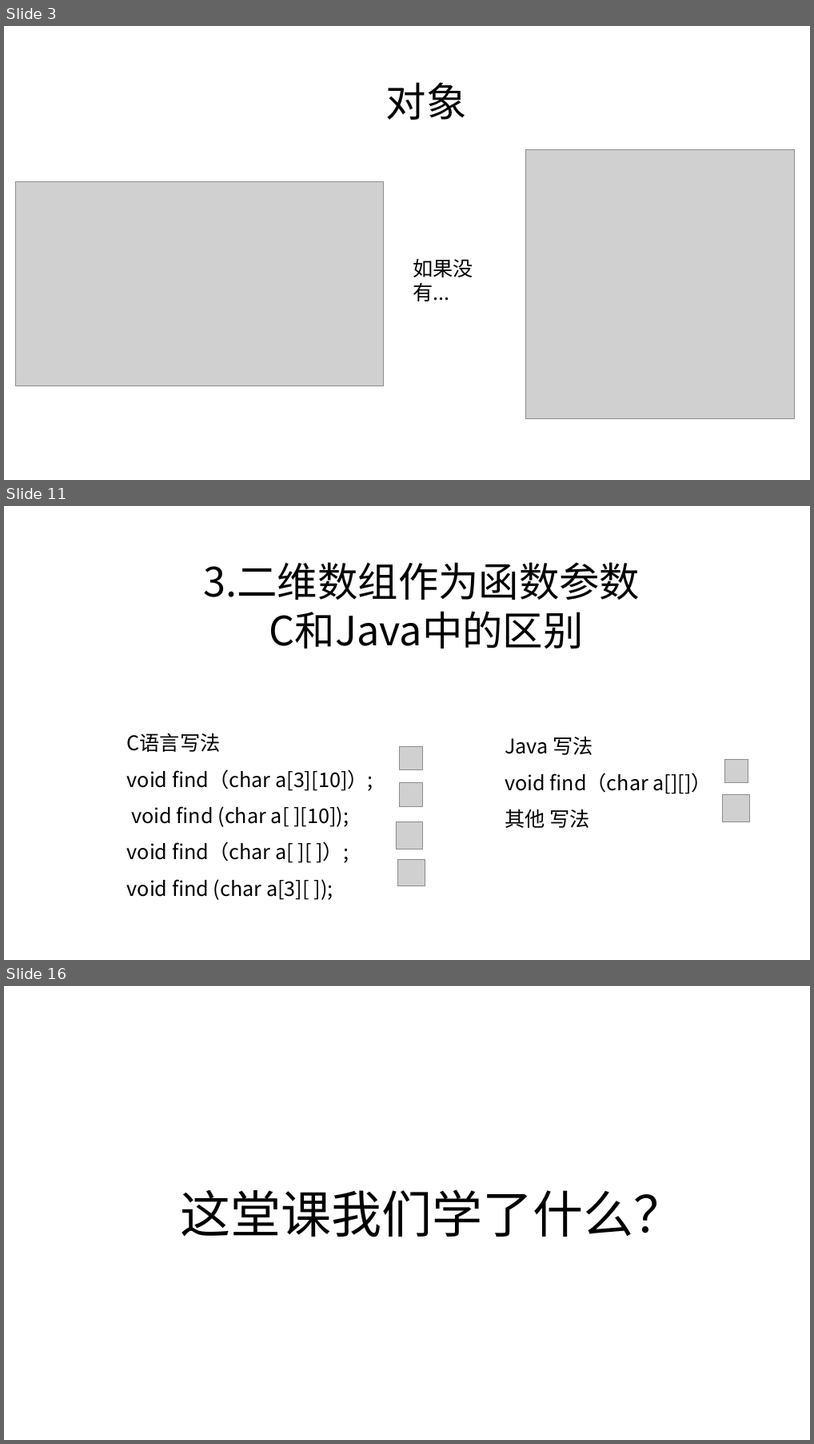
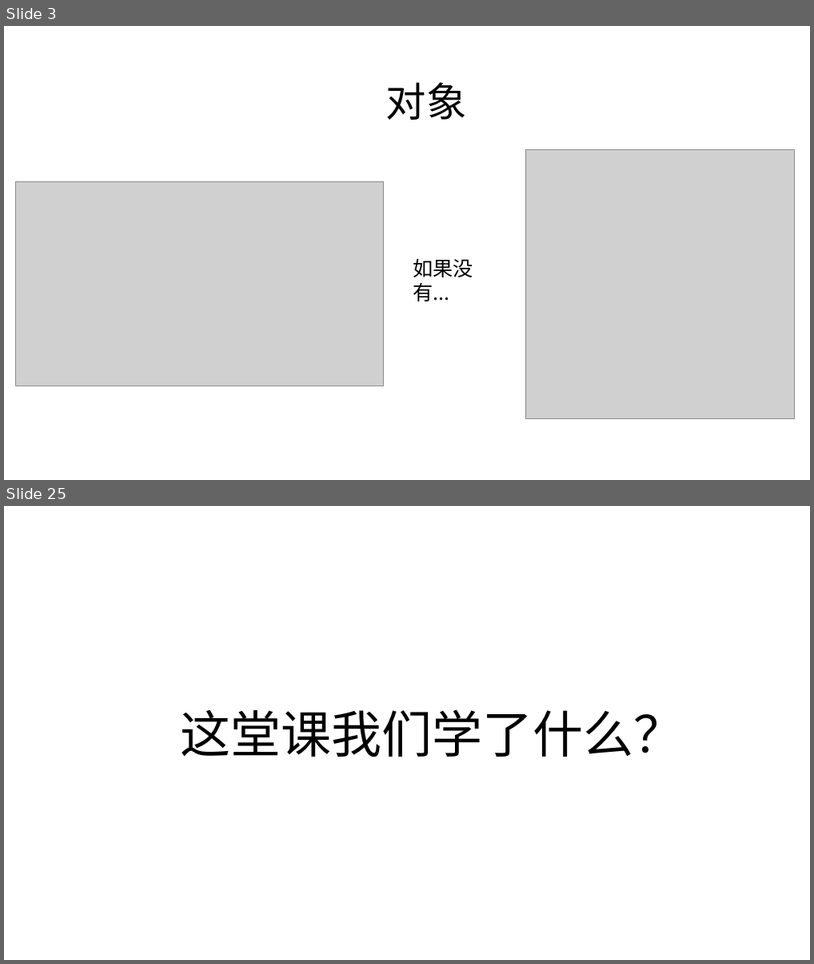
Before and after one commit to zjyesir/hmc_java_1, a slide deck: ppt/9. 对象和类.pptx. Shown one above the other, each under a label of ours: slides 3, 11 and 16 before the commit, slides 3 and 25 after it; the slides between them are not shown. The pictures are 814x1444 and 814x964 pixels, drawn with LibreOffice and Linux fonts; fonts in the diff are those of the drawing; grey boxes stand for pictures; background and template pictures are left out. Boxes give left, top, right and bottom in pixels: in the first picture for what was removed or moved away, otherwise in the second. Text is boxed around its words. In the diff, an @@ line names an element or a change of style, - is before the commit and + after.

```diff
--- a/ppt/9. 对象和类.pptx
+++ b/ppt/9. 对象和类.pptx
@@ slide 11 removed at bbox=[4, 506, 810, 960], background picture (left out) @@
@@ text removed at bbox=[203, 562, 640, 648] @@
-3.二维数组作为函数参数
-C和Java中的区别
@@ text removed at bbox=[127, 732, 373, 900] @@
-C语言写法
-void find（char a[3][10]）;
-void find (char a[ ][10]);
-void find（char a[ ][ ]）;
-void find (char a[3][ ]);
@@ text removed at bbox=[505, 736, 712, 828] @@
-Java 写法
-void find（char a[][]）
-其他 写法
@@ picture removed at bbox=[400, 746, 423, 770] @@
@@ picture removed at bbox=[725, 759, 749, 783] @@
@@ picture removed at bbox=[400, 783, 423, 806] @@
@@ picture removed at bbox=[723, 795, 750, 822] @@
@@ picture removed at bbox=[396, 822, 423, 849] @@
@@ picture removed at bbox=[398, 859, 425, 886] @@
@@ what was slide 16 is now slide 25 @@
```
Also in this commit, not shown: 3 slides changed, 19 slides added, 9 other slides removed, 3 other files.
